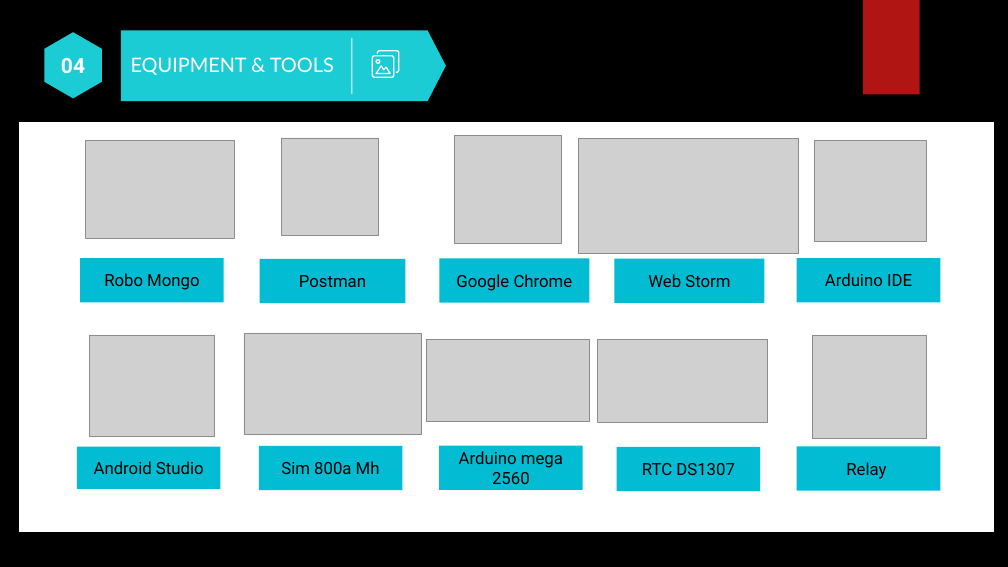
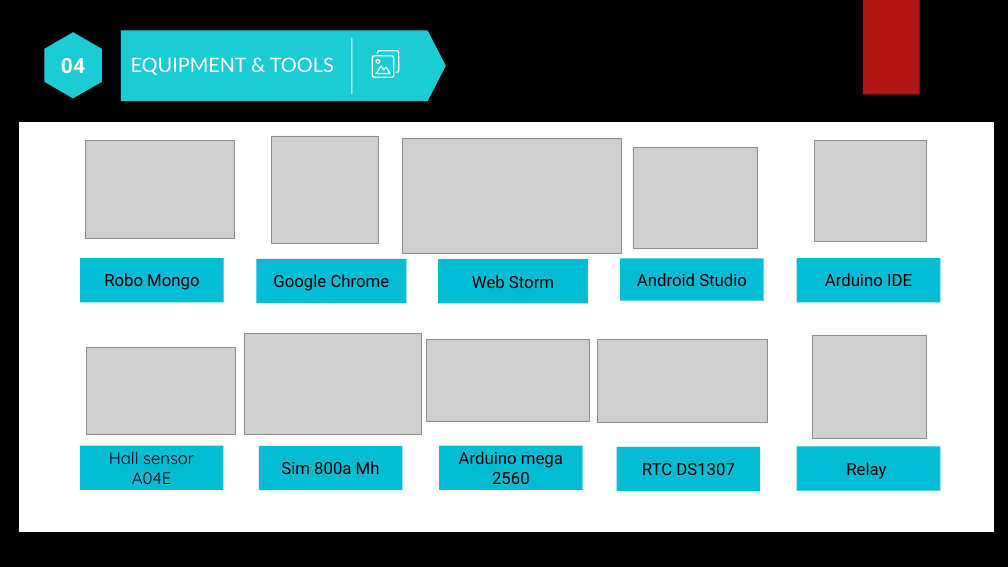
Before and after one commit to khangpqvn/Xanh-Hoa_Lac, a slide deck: slide 16 of Document/KhangPQ/Capstone.pptx. Drawn at 1008x567 pixels with LibreOffice and Linux fonts; fonts in the diff are those of the drawing; grey boxes stand for pictures; background and template pictures are left out. Boxes give left, top, right and bottom in pixels: in the first picture for what was removed or moved away, otherwise in the second. Text is boxed around its words. In the diff, an @@ line names an element or a change of style, - is before the commit and + after.

Commit message:
update

```diff
--- a/Document/KhangPQ/Capstone.pptx
+++ b/Document/KhangPQ/Capstone.pptx
@@ picture: place and size @@
-picture at (454,135,562,243)
+picture at (271,136,379,243)
@@ picture removed at (281,138,379,236) @@
@@ picture: place and size @@
-picture at (578,138,798,253)
+picture at (402,138,622,253)
@@ picture: place and size @@
-picture at (90,336,215,437)
+picture at (633,147,758,249)
@@ rectangle "Google Chrome": place and size @@
-rectangle "Google Chrome" at (439,259,589,303)
+rectangle "Google Chrome" at (256,259,406,303)
@@ rectangle removed at (259,259,405,303) @@
-Postman
@@ rectangle "Web Storm": place and size @@
-rectangle "Web Storm" at (615,259,765,303)
+rectangle "Web Storm" at (439,259,588,304)
@@ rectangle "Android Studio": place and size @@
-rectangle "Android Studio" at (77,447,221,489)
+rectangle "Android Studio" at (620,259,764,301)
@@ picture added at (87,348,235,435) @@
@@ rectangle added at (80,446,224,491), fill #02BCD4, 16 pt, text #000000 @@
+Hall sensor A04E
```
